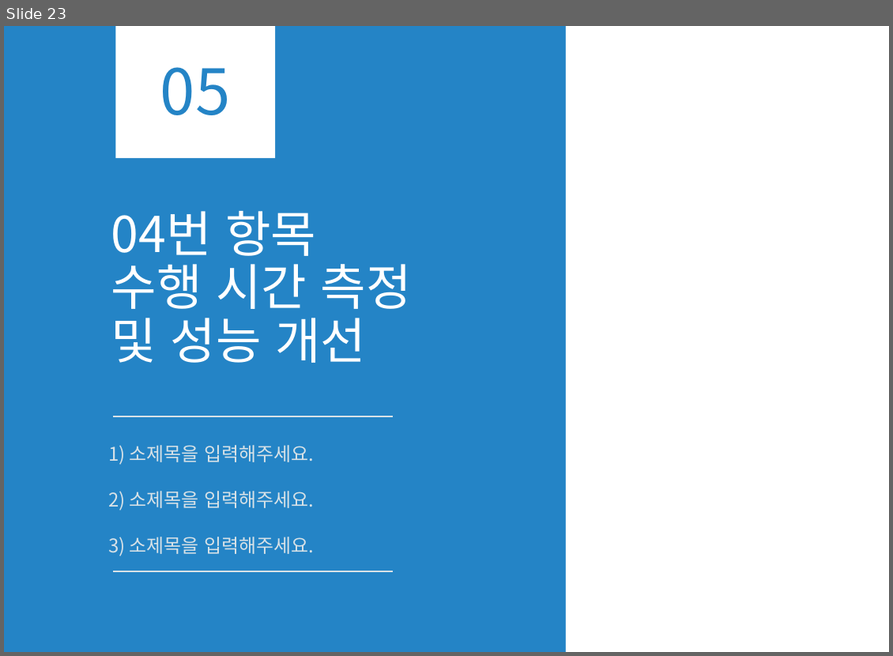
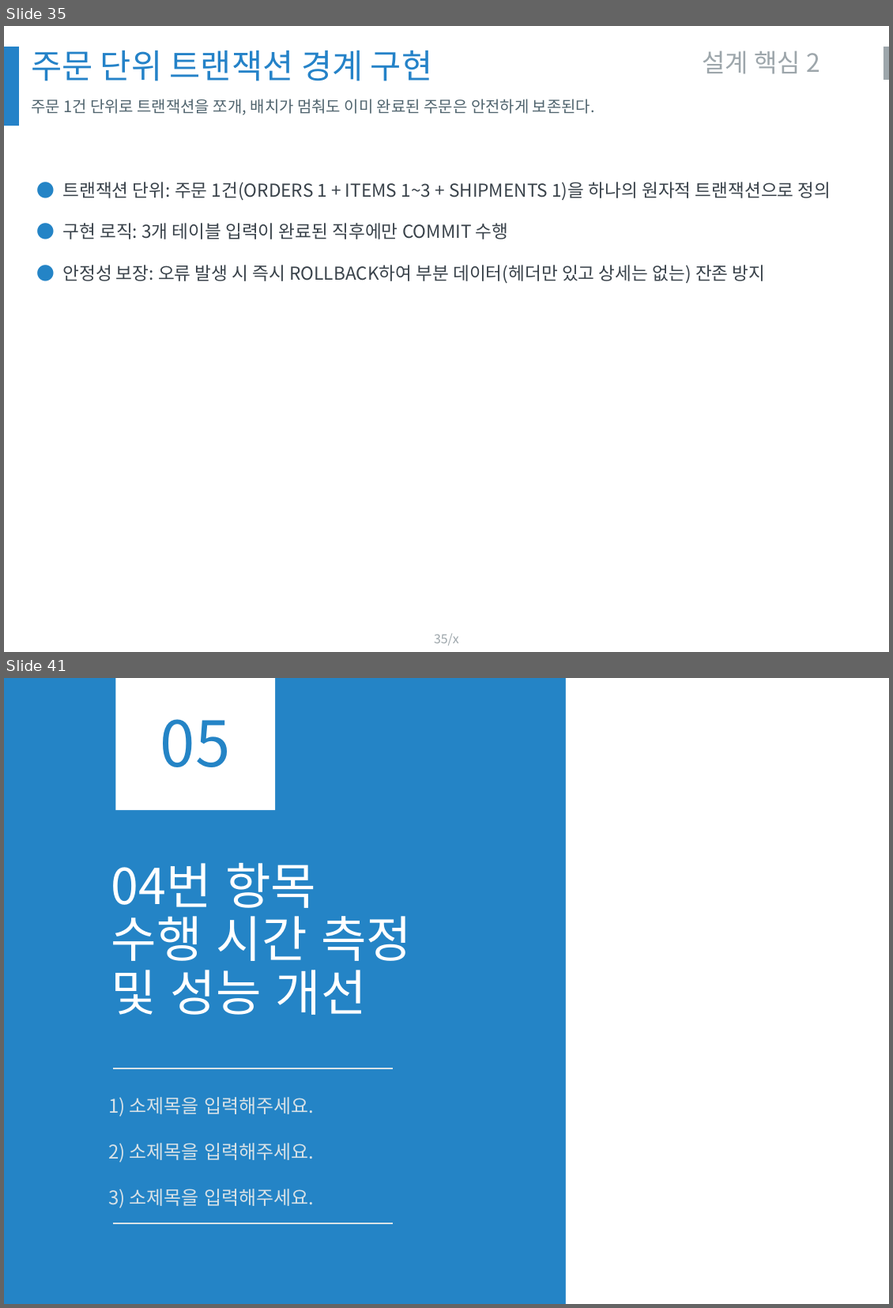
Before and after one commit to olmas70/slides, a slide deck: BO_스키마_트랜잭션_실증_보고서.pptx. Shown one above the other, each under a label of ours: slide 23 before the commit, slides 35 and 41 after it; the slides between them are not shown. The pictures are 893x656 and 893x1308 pixels, drawn with LibreOffice and Linux fonts; fonts in the diff are those of the drawing; background and template pictures are left out. Boxes give left, top, right and bottom in pixels: in the first picture for what was removed or moved away, otherwise in the second. Text is boxed around its words. In the diff, an @@ line names an element or a change of style, - is before the commit and + after.

```diff
--- a/BO_스키마_트랜잭션_실증_보고서.pptx
+++ b/BO_스키마_트랜잭션_실증_보고서.pptx
@@ slide 35 added at bbox=[4, 26, 889, 652], background #FFFFFF @@
@@ rectangle added at bbox=[4, 47, 19, 126], fill #2482C8 @@
@@ rectangle added at bbox=[883, 47, 889, 80], fill #9DA6AB @@
@@ text added at bbox=[31, 50, 433, 81], 32 pt, text #2482C8 @@
+주문 단위 트랜잭션 경계 구현
@@ text added at bbox=[702, 50, 820, 74], 24 pt, text #9DA6AB @@
+설계 핵심 2
@@ text added at bbox=[31, 99, 595, 115], 15 pt, text #50646E @@
+주문 1건 단위로 트랜잭션을 쪼개, 배치가 멈춰도 이미 완료된 주문은 안전하게 보존된다.
@@ text added at bbox=[62, 182, 831, 284], 17 pt, text #39424A @@
+● 트랜잭션 단위: 주문 1건(ORDERS 1 + ITEMS 1~3 + SHIPMENTS 1)을 하나의 원자적 트랜잭션으로 정의
+● 구현 로직: 3개 테이블 입력이 완료된 직후에만 COMMIT 수행
+● 안정성 보장: 오류 발생 시 즉시 ROLLBACK하여 부분 데이터(헤더만 있고 상세는 없는) 잔존 방지
@@ page number added at bbox=[434, 633, 459, 645], 12 pt, text #9DA6AB @@
+35/x
@@ what was slide 23 is now slide 41 @@
```
Also in this commit, not shown: 2 slides changed, 19 other slides added, 2 slides removed.
